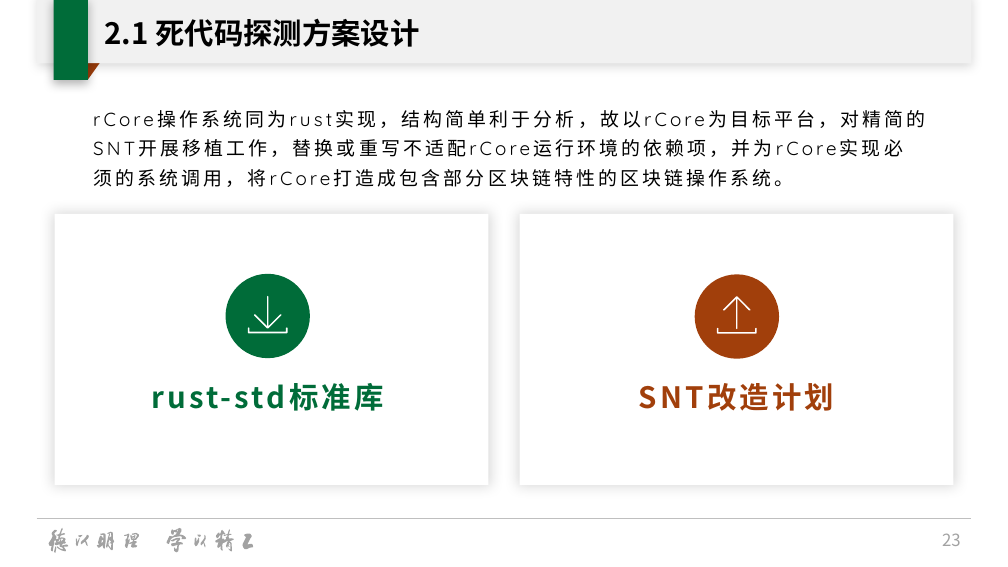
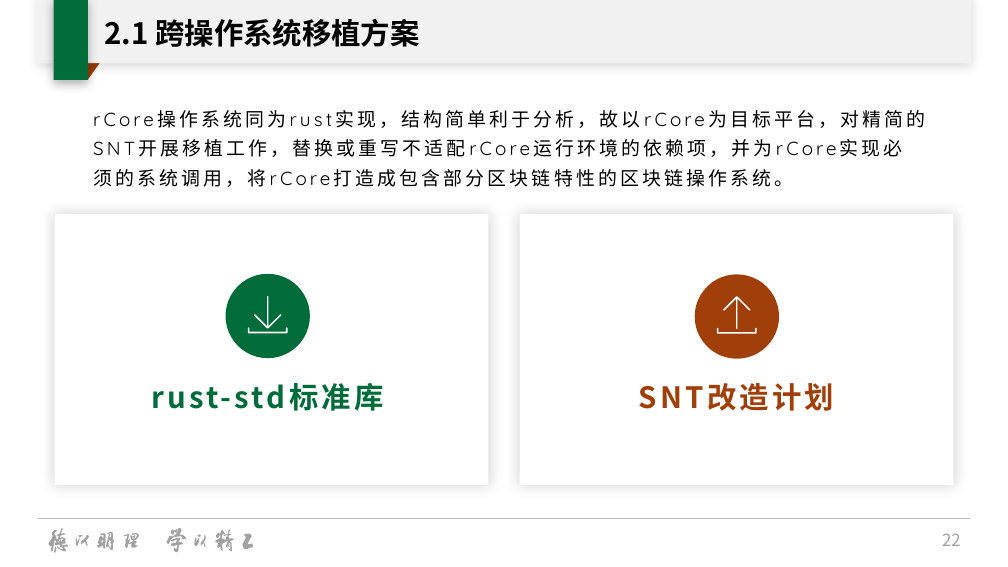
Before and after one commit to oscourse-tsinghua/openingreport-fze2023, a slide deck: slide 22 of slide.pptx (slide 23 before the commit). Drawn at 1008x567 pixels with LibreOffice and Linux fonts; fonts in the diff are those of the drawing; background and template pictures are left out. Boxes give left, top, right and bottom in pixels: in the first picture for what was removed or moved away, otherwise in the second. Text is boxed around its words. In the diff, an @@ line names an element or a change of style, - is before the commit and + after.

```diff
--- a/slide.pptx
+++ b/slide.pptx
@@ title at box(105, 18, 419, 47): text changed @@
-2.1 死代码探测方案设计
+2.1 跨操作系统移植方案
@@ page number at box(942, 533, 961, 546): text changed @@
-23
+22
```
Also in this commit, not shown: 5 other slides changed, 1 slide removed.
